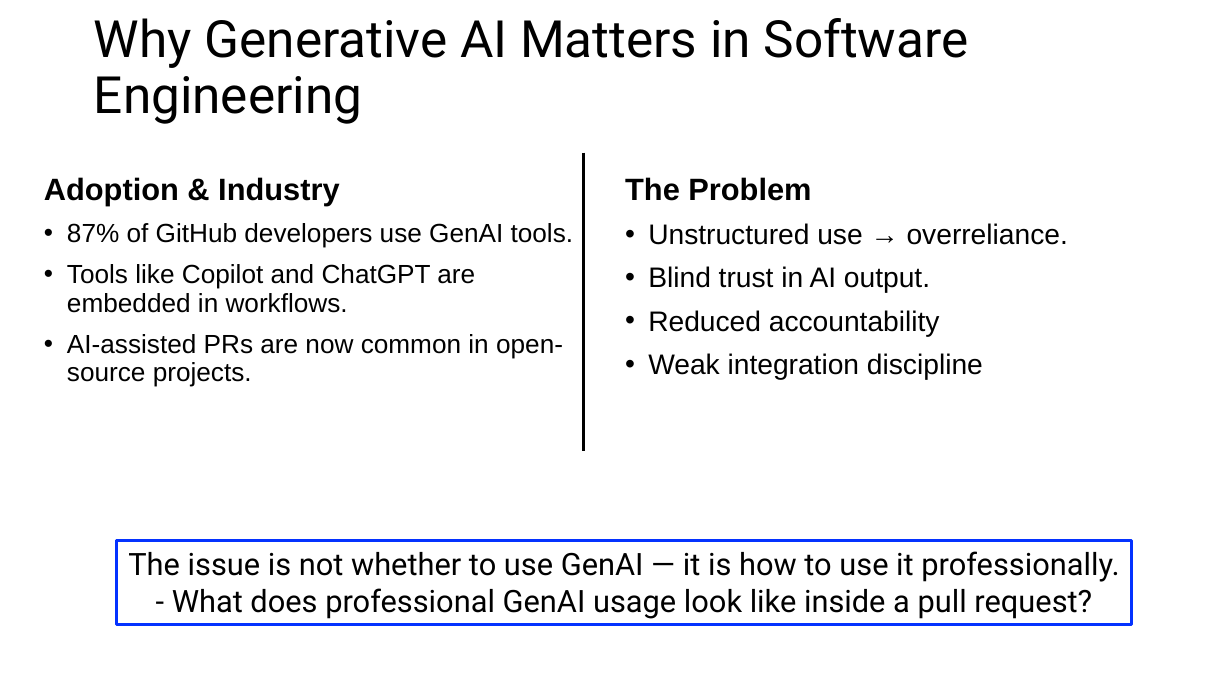
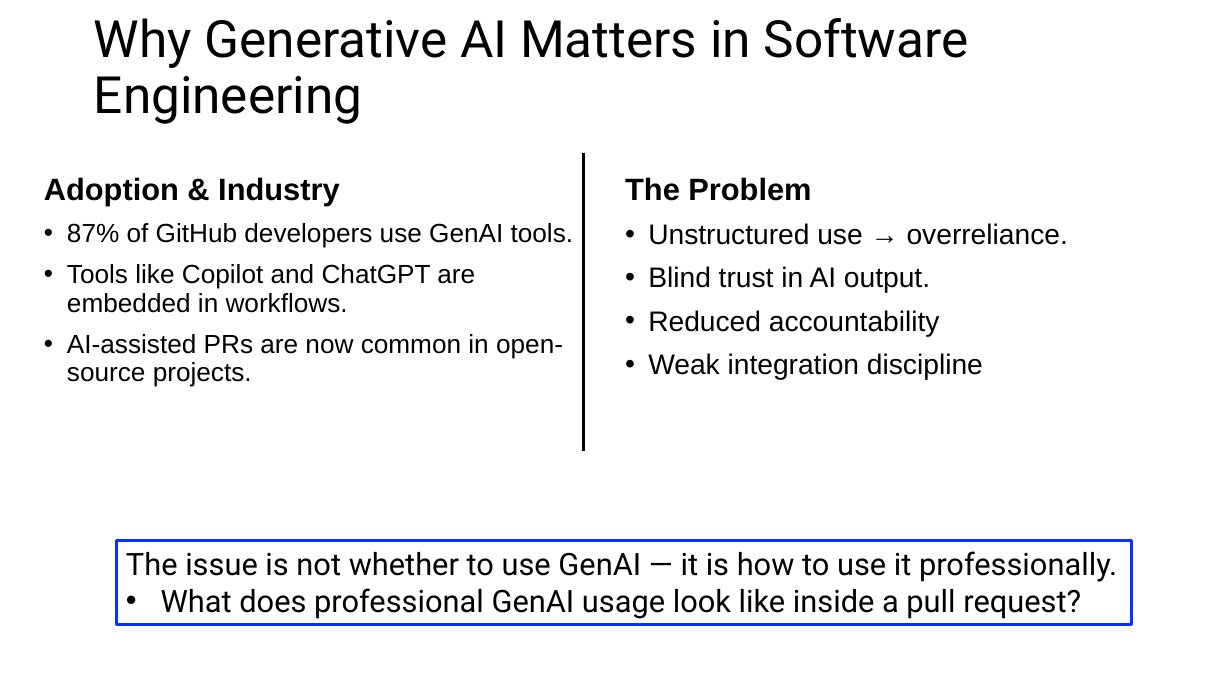
Before and after one commit to johnxu21/johnxu21.github.io, a slide deck: slide 3 of teaching/CS472/Timetable/LLM-V1.pptx. Drawn at 1232x693 pixels with LibreOffice and Linux fonts; fonts in the diff are those of the drawing. Boxes give left, top, right and bottom in pixels: in the first picture for what was removed or moved away, otherwise in the second. Text is boxed around its words. In the diff, an @@ line names an element or a change of style, - is before the commit and + after.

```diff
--- a/teaching/CS472/Timetable/LLM-V1.pptx
+++ b/teaching/CS472/Timetable/LLM-V1.pptx
@@ text in rectangle at [126, 551, 1117, 582]: alignment centre to left @@
@@ text in rectangle at [161, 588, 1081, 619]: text changed @@
-- What does professional GenAI usage look like inside a pull request?
+• What does professional GenAI usage look like inside a pull request?
```
Also in this commit, not shown: 9 other slides changed, 1 slide added, 1 slide removed.
